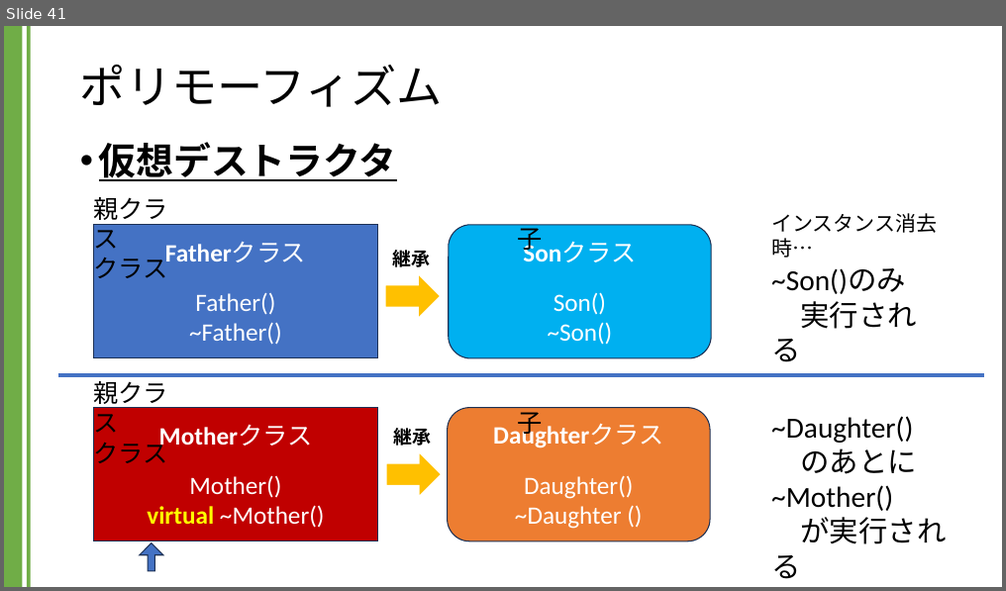
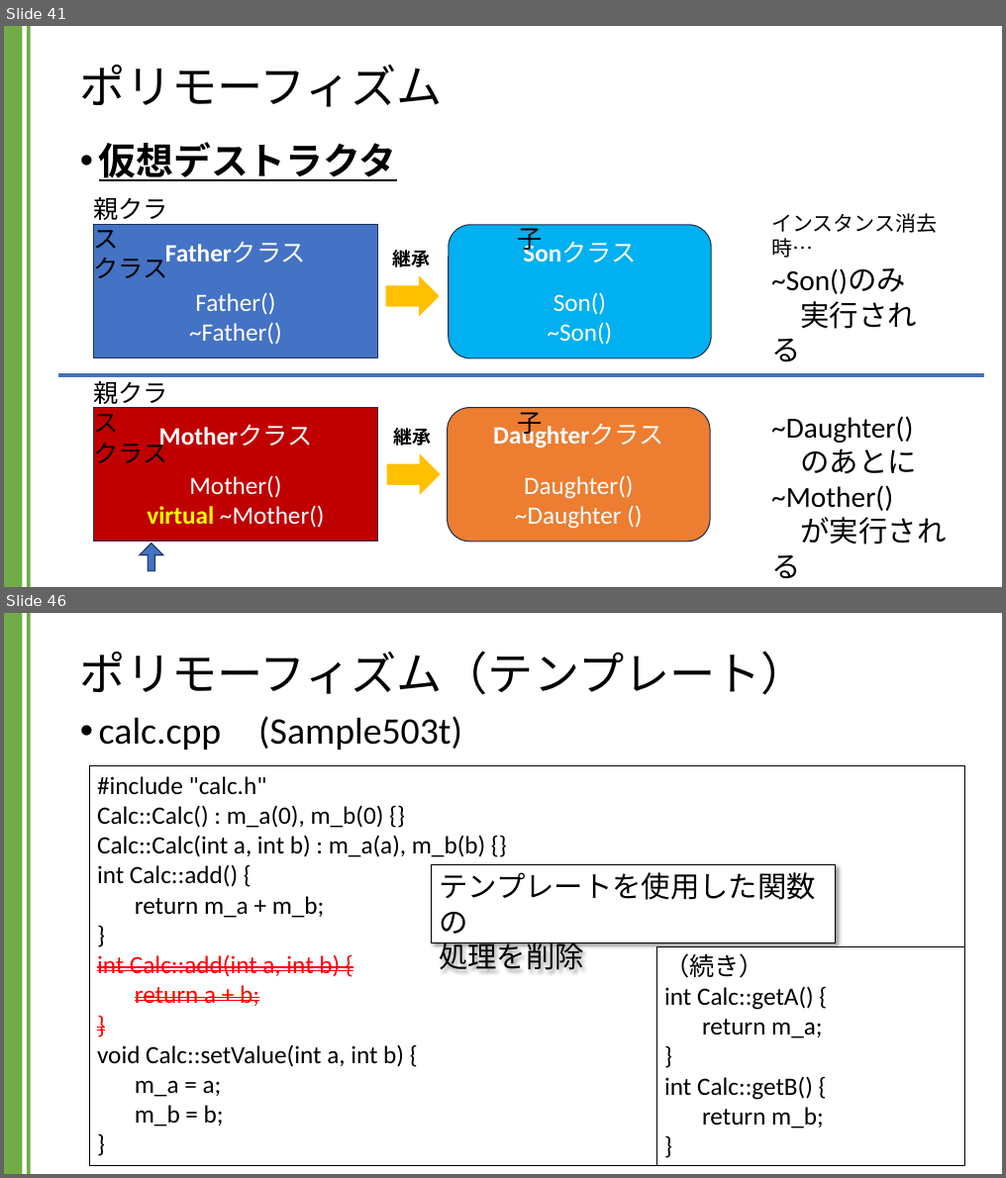
Before and after one commit to kic-murata/cpp2024, a slide deck: 授業資料/講義資料：継承とポリモーフィズム.pptx. Shown one above the other, each under a label of ours: slide 41 before the commit, slides 41 and 46 after it; the slides between them are not shown. The pictures are 1006x591 and 1006x1178 pixels, drawn with LibreOffice and Linux fonts; fonts in the diff are those of the drawing. Boxes give left, top, right and bottom in pixels: in the first picture for what was removed or moved away, otherwise in the second. Text is boxed around its words. In the diff, an @@ line names an element or a change of style, - is before the commit and + after.

```diff
--- a/授業資料/講義資料：継承とポリモーフィズム.pptx
+++ b/授業資料/講義資料：継承とポリモーフィズム.pptx
@@ slide 46 added at <box>4,613,1002,1174</box>, background #FFFFFF; not listed: 2 template elements that a slide beside it also shows @@
@@ title added at <box>80,651,807,695</box>, 44 pt, text #000000 @@
+ポリモーフィズム（テンプレート）
@@ text added at <box>99,716,462,750</box>, 36 pt, text #000000 @@
+• calc.cpp (Sample503t)
@@ rectangle added at <box>90,765,965,1166</box>, outline #000000 0.75 pt, 24 pt, text #000000 @@
+#include "calc.h"
+Calc::Calc() : m_a(0), m_b(0) {}
+Calc::Calc(int a, int b) : m_a(a), m_b(b) {}
+int Calc::add() {
+return m_a + m_b;
+}
+int Calc::add(int a, int b) {
+return a + b;
+}
+void Calc::setValue(int a, int b) {
+m_a = a;
+m_b = b;
+}
@@ rectangle added at <box>432,865,836,943</box>, fill #FFFFFF, outline #000000 0.75 pt, 28 pt, text #000000 @@
+テンプレートを使用した関数の
+処理を削除
@@ rectangle added at <box>657,947,965,1166</box>, outline #000000 0.75 pt, 24 pt, text #000000 @@
+（続き）
+int Calc::getA() {
+return m_a;
+}
+int Calc::getB() {
+return m_b;
+}
```
Also in this commit, not shown: 1 slide changed, 9 other slides added.
